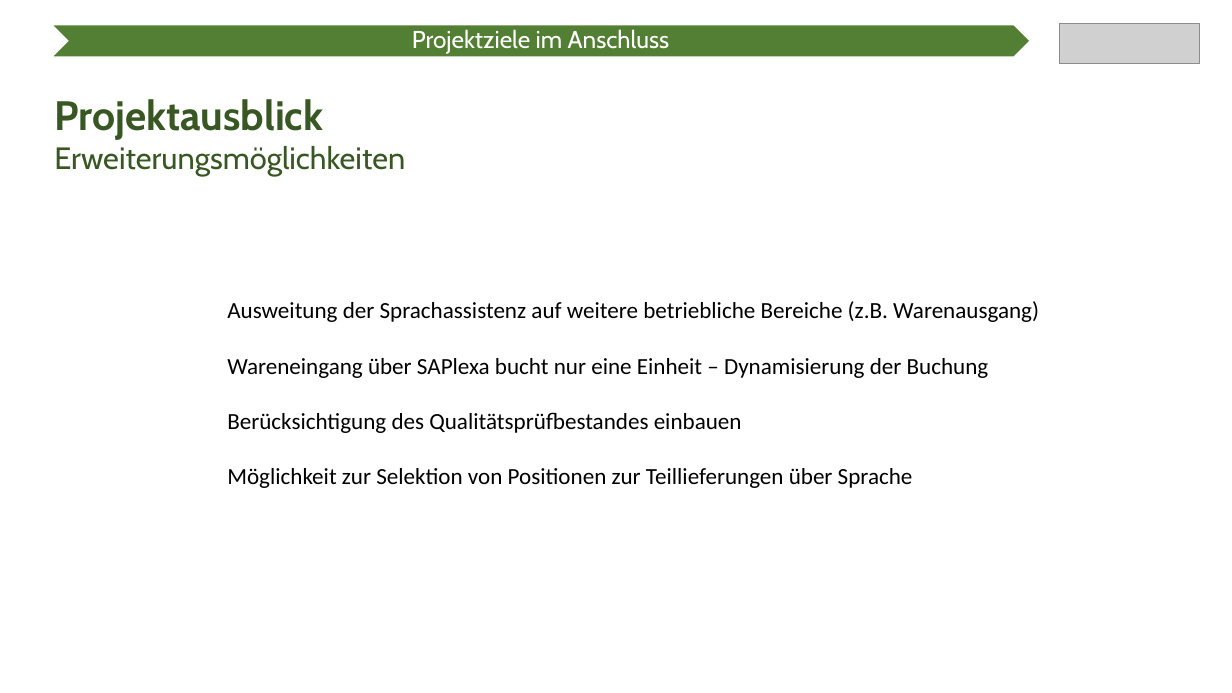
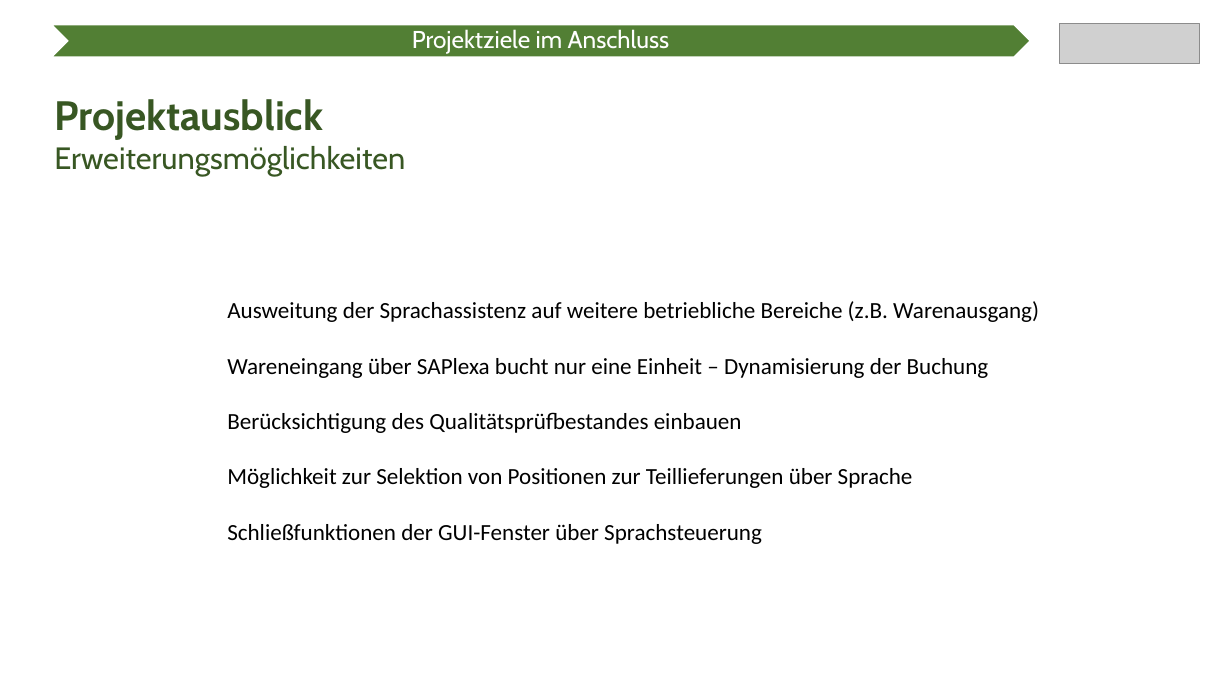
Before and after one commit to Ratoh/SAPLEXA, a slide deck: slide 21 of CavallaroAngelo/Präsentation Wahlmodulvorstellung/SAPlexa Präsentation FINAL.pptx. Drawn at 1232x693 pixels with LibreOffice and Linux fonts; fonts in the diff are those of the drawing; grey boxes stand for pictures. Boxes give left, top, right and bottom in pixels: in the first picture for what was removed or moved away, otherwise in the second. Text is boxed around its words. In the diff, an @@ line names an element or a change of style, - is before the commit and + after.

```diff
--- a/CavallaroAngelo/Präsentation Wahlmodulvorstellung/SAPlexa Präsentation FINAL.pptx
+++ b/CavallaroAngelo/Präsentation Wahlmodulvorstellung/SAPlexa Präsentation FINAL.pptx
@@ text at [227,524,762,544]: paragraph added @@
+Schließfunktionen der GUI-Fenster über Sprachsteuerung
```
Also in this commit, not shown: 2 other slides changed.
